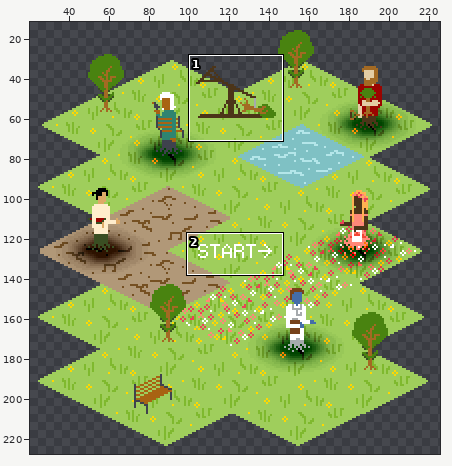
Two states of a sprite sheet, static/assets/ggj_startscreen.png. The picture above shows the old version from afar; the outline marks the close-up.
Close-up. As it was:
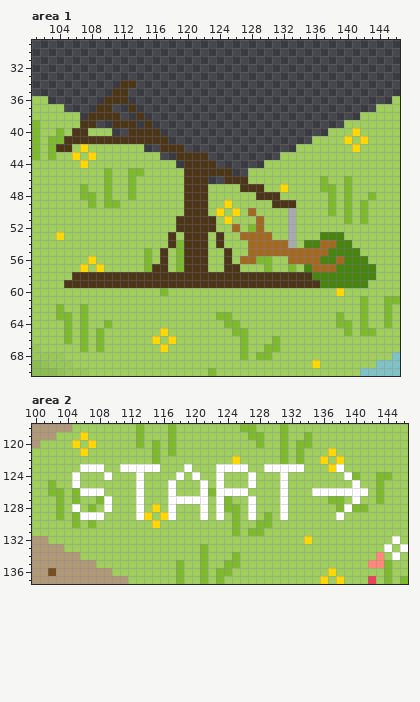
The file is 250x250 pixels. Pixels under 10% opacity are left out. Colours within 5 levels of each other are drawn and written as one. Shown: area 1: x 101..146, y 29..70; area 2: x 100..146, y 118..137. The wide view leaves out empty margins. The commit also changed other parts of the picture, which this record leaves out.
New version:
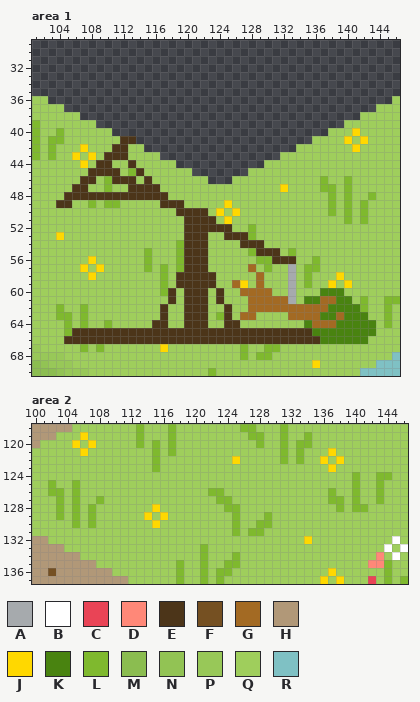
Palette (. is transparent): A #a6aaad  B #ffffff  C #e94456  D #ff8878  E #4c3519  F #755022  G #a36a23  H #b19878  J #ffd800  K #498310  L #7fb92e  M #8bbd50  N #92c354  P #98c858  Q #9fce5c  R #7fc1c4
Difference:
Changed rows in their new state; - is an unchanged pixel.
Area 1:
first column x 104:
34 --------..------------------------------
35 -------..-------------------------------
36 ------...-------------------------------
37 -----..--.------------------------------
38 ----....--.-----------------------------
39 ---QQ--...-.----------------------------
40 --QQ-----....---------------------------
41 -QQQQQQQ--....--------------------------
42 QQ-----EE----...------------------------
43 ------EEE------....---------------------
44 -----EE--E------....--------------------
45 ----EEEE--E-----Q.....------------------
46 ---EE--EEE-E----QQQ--.QQ----------------
47 --EE-----EEEE---QQQ----QQQ--------------
48 -EEEEEEEEEEEEE--QQQ------QQQ------------
49 EE-----------EEEQQQ--------QQQ----------
50 ---------------E--------Q----Q----------
51 ---------------Q---------Q---Q----------
52 ---------------Q----EEQ--Q---Q----------
53 --------------Q-----QEEELQQ--Q---QQQ----
54 --------------Q-----Q--EEEQQQQ-QQQQQQ---
55 -------------Q-------Q--LEEEQLQQQQQQQQ--
56 -------------Q-------Q-QQ--EEEQQLQQQQQQ-
57 ------------QL-------QQ-G----A-LLQQQQQQQ
58 --QQJQQQQQQQQLQ-----QQQQQGQQQAQLQQQJQQQQ
59 -QQQQQQQQQQQQLQ-----QQGJQGQQQAQLQQJQJQQ-
60 --------------E-EEE-E--GGGG--A---KKK----
61 --------------E-EEE-E---GGGGGA-KKGGKK---
62 -------------E--EEE--E--GGGGGGGGGGKKKK--
63 -------------E--EEE--E-GG----GGGGKKGKKK-
64 ------------EE--EEE--EE--------KGGGKKKKK
65 --EEEEEEEEEEEEEEEEEEEEEEEEEEEEEEKKKKKKKK
66 -EEEEEEEEEEEEEEEEEEEEEEEEEEEEEEEEKKKKKK-
Area 2:
first column x 105:
123 -QQQ--QQQQL---Q---QQQQ--QQQQQ----Q---
124 Q---Q---Q----Q-Q--Q---Q---Q-------Q--
125 L-------Q---Q---Q-Q---Q---Q--------L-
126 -QQQ----Q---Q---Q-LQQQ----Q---QQLQQLQ
127 ----Q---Q---QQQQQ-L---Q---Q--------L-
128 L---Q---Q---Q---Q-Q---Q---Q-------Q--
129 -QLQ----Q---Q---Q-Q---Q---Q------Q---
